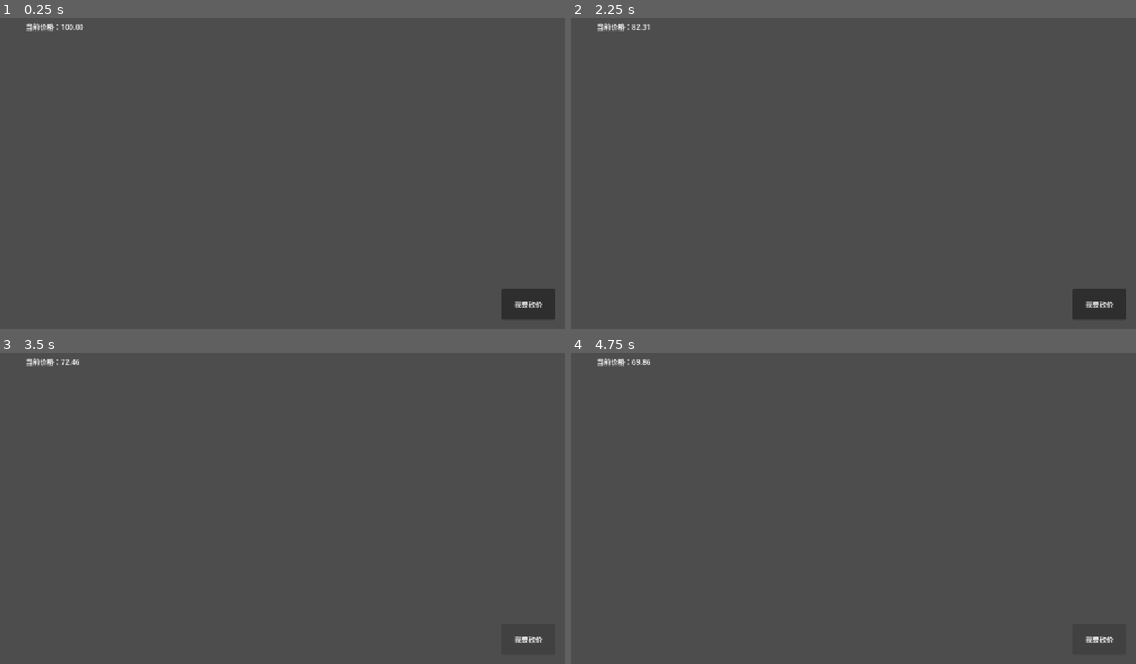
Above: before the commit, frames 1-4 (two rows, left to right).
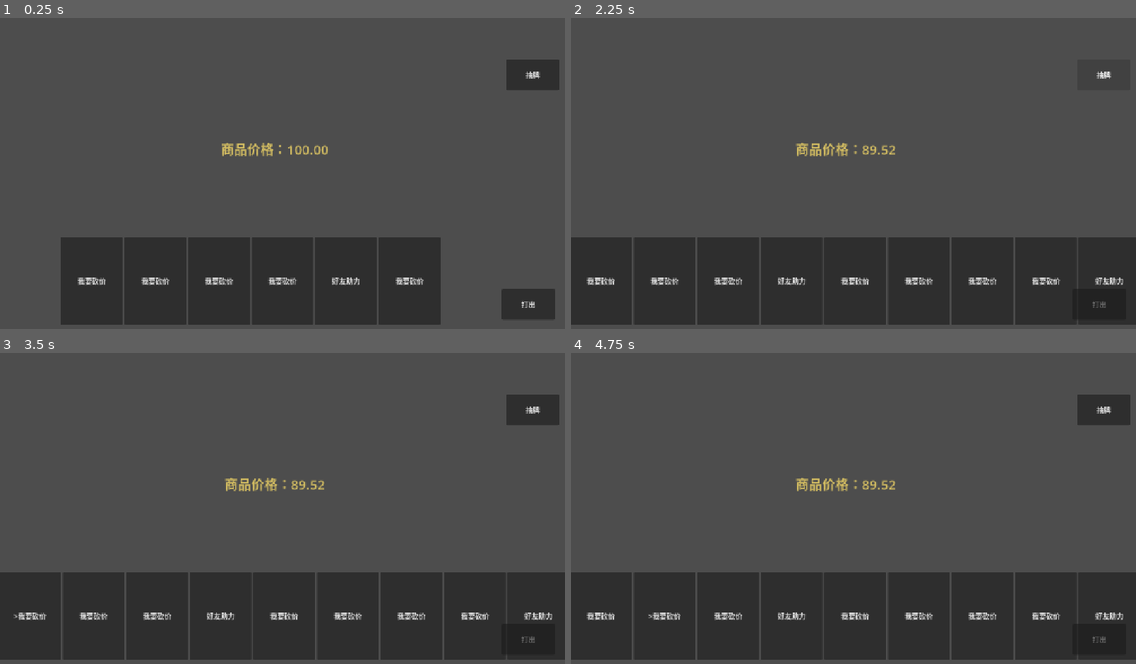
Above: after the commit, the same moments.

Repository: Psi-Dean/ProjectCutOff
Game: Godot game, scene res://scenes/main.tscn
The game is run twice, just before and just after one commit, with the same random seed, the same clock (stepped at 60 frames per second) and the same inputs.
Inputs (mouse positions are in pixels of both pictures, inside the frame that each line leads up to):
- Up to frame 1 (0.25 s): no input
- Up to frame 2 (2.25 s): click "我要砍价" at 0.5 s; click "我要砍价" (after the commit: "打出") at 1.25 s; click (1102, 73) at 2 s, where only the run after the commit has a clickable "抽牌"
- Up to frame 3 (3.5 s): click "我要砍价" at 2.75 s
- Up to frame 4 (4.75 s): click (599, 617) at 3.5 s, where only the run after the commit has a clickable ">我要砍价"; click "我要砍价" at 4.25 s

The runs differ from the first frame. In frame 1, 20% of the frame differs, in the area x 4-99%, y 1-99%; in frame 2, 27%; in frame 3, 28%; in frame 4, 28%, in the area x 0-100%, y 1-99%.

Commit message:
# 1.完成卡牌生成逻辑 # 2.完成卡牌出牌逻辑

Diff:
--- a/scenes/main.tscn
+++ b/scenes/main.tscn
@@ -6,19 +6,32 @@
 
 [node name="UI" type="Control" parent="." unique_id=918623074]
 layout_mode = 3
-anchors_preset = 15
-anchor_right = 1.0
-anchor_bottom = 1.0
+anchors_preset = 8
+anchor_left = 0.5
+anchor_top = 0.5
+anchor_right = 0.5
+anchor_bottom = 0.5
 grow_horizontal = 2
 grow_vertical = 2
 
 [node name="PriceLabel" type="Label" parent="UI" unique_id=1493065944]
-layout_mode = 0
-offset_left = 58.0
-offset_top = 11.0
-offset_right = 258.0
-offset_bottom = 111.0
+layout_mode = 1
+anchors_preset = 8
+anchor_left = 0.5
+anchor_top = 0.5
+anchor_right = 0.5
+anchor_bottom = 0.5
+offset_left = 522.0
+offset_top = 250.0
+offset_right = 722.0
+offset_bottom = 350.0
+grow_horizontal = 2
+grow_vertical = 2
+theme_override_colors/font_color = Color(0.81960785, 0.73333335, 0.38039216, 1)
+theme_override_font_sizes/font_size = 30
 text = "价格：100"
+horizontal_alignment = 1
+vertical_alignment = 1
 
 [node name="TestButton" type="Button" parent="UI" unique_id=1265336827]
 layout_mode = 0
@@ -26,9 +39,32 @@
 offset_top = 618.0
 offset_right = 1257.0
 offset_bottom = 688.0
-text = "我要砍价"
+text = "打出"
+
+[node name="TestButton2" type="Button" parent="UI" unique_id=348189936]
+layout_mode = 0
+offset_left = 1147.0
+offset_top = 97.0
+offset_right = 1267.0
+offset_bottom = 167.0
+text = "抽牌"
+
+[node name="HandArea" type="HBoxContainer" parent="UI" unique_id=1486291893]
+layout_mode = 1
+anchors_preset = 8
+anchor_left = 0.5
+anchor_top = 0.5
+anchor_right = 0.5
+anchor_bottom = 0.5
+offset_left = 138.0
+offset_top = 506.0
+offset_right = 1149.0
+offset_bottom = 693.0
+grow_horizontal = 2
+grow_vertical = 2
 
 [node name="GameManager" type="Node" parent="." unique_id=407209934]
 script = ExtResource("1_o5qli")
 
 [connection signal="pressed" from="UI/TestButton" to="GameManager" method="_on_test_button_pressed"]
+[connection signal="pressed" from="UI/TestButton2" to="GameManager" method="_on_test_button_2_pressed"]
--- a/scripts/cards_data.gd
+++ b/scripts/cards_data.gd
@@ -1,5 +1,8 @@
 extends Node
 
 const BASIC_CARDS = [
-	{"name": "我要砍价", "descrption": "随机减少商品价格5分~10元", "min_cut_value": 0.05, "max_cut_value": 10.00}
+	{"name": "我要砍价", "descrption": "随机减少商品价格5分~10元", "min_cut_value": 0.05, "max_cut_value": 10.00},
+	{"name": "好友助力", "descrption": "随机减少商品价格5元~20元", "min_cut_value": 1.00, "max_cut_value": 20.00},
+	{"name": "我要砍价", "descrption": "随机减少商品价格2分~12元", "min_cut_value": 0.02, "max_cut_value": 12.00},
+	{"name": "我要砍价", "descrption": "随机减少商品价格1分~15元", "min_cut_value": 0.10, "max_cut_value": 15.00}
 ]
--- a/scripts/game_manager.gd
+++ b/scripts/game_manager.gd
@@ -1,63 +1,109 @@
 extends Node
 @onready var price_label: Label = $"../UI/PriceLabel"
 @onready var test_button: Button = $"../UI/TestButton"
+@onready var hand_area: Control = $"../UI/HandArea"
 var CardsData = preload("res://scripts/cards_data.gd")
 var current_price:float = 100.00
 var is_gameover:bool = false
+var card_buttons:Array = []
+var is_play:bool = false
+var basic_cards_deck = CardsData.BASIC_CARDS
+var cards_limited:int = 6
+var player_cards:Array = []
+var select_card_index:int = -1
 
-
-var basic_cards_deck = CardsData.BASIC_CARDS
-var cards_limited = 6
-var player_cards = []
-# Called when the node enters the scene tree for the first time.
 func _ready() -> void:
-	for i in range(cards_limited):
-		var random_cards = randi_range(0, basic_cards_deck.size() - 1)
-		player_cards.append(basic_cards_deck[random_cards])
+	draw_some_cards()
+	update_cards_display()
 	update_price_display()
 	update_play_state()
 
 func _on_test_button_pressed() -> void:
 	play_card()
+	check_game_result()
+	update_cards_display()
 	update_price_display()
-	check_game_result()
 	update_play_state()
 
 func update_price_display():
 	price_label.text = \
 	"%s%s" % [
-		"当前价格：",
+		"商品价格：",
 		"%.2f" % current_price
 	]
 func check_game_result():
-	if (current_price == 0.00):
+	if (current_price <= 0.00):
 		print("游戏胜利!")
 		is_gameover = true
 
 
-# 预留函数，用于传入玩家选择卡牌的数组下标
-func select_card():
-	var card_index
-	card_index = 0
-	return card_index
+ # 预留函数，用于传入玩家选择卡牌的数组下标
+func select_card(index):
+	print("选择卡牌：",player_cards[index])
+	select_card_index = index
+	update_cards_display()
 
 func update_play_state():
 	if (is_gameover):
 		test_button.disabled = true
 	elif (player_cards.size() == 0):
 		test_button.disabled = true
+	else:
+		test_button.disabled = false
 
 func play_card():
 	if (is_gameover):
-		return
-	# 测试用，固定选择数组中第一张卡牌
-	if (player_cards.size() != 0):
-		var current_card = player_cards[0]
-		print("当前剩余卡牌:", player_cards.size())
-		print("当前使用卡牌：", current_card["name"])
-		var random_price = randf_range(current_card["min_cut_value"], current_card["max_cut_value"])
-		print("本次砍价：", random_price)
-		current_price -= random_price
-		player_cards.remove_at(0)
+		is_play = false
+		return is_play
+	if ( select_card_index < 0 or select_card_index >= player_cards.size()):
+		is_play = false
+		return is_play
+
+	var current_card = player_cards[select_card_index]
+	print("当前剩余卡牌:", player_cards.size() - 1)
+	print("当前使用卡牌：", current_card["name"])
+	var random_price = randf_range(current_card["min_cut_value"], current_card["max_cut_value"])
+	print("本次砍价：", random_price)
+	current_price -= random_price
+	player_cards.remove_at(select_card_index)
+	select_card_index = -1
 	if (current_price < 0.00):
 		current_price = 0.00
+	is_play = true
+	return is_play
+
+func update_cards_display():
+	# 1.清空手牌显示
+	for child in hand_area.get_children():
+		child.queue_free()
+	# 2.遍历玩家手牌
+	for i in range(player_cards.size()):
+		var _card = player_cards[i]
+		# 3.创建按钮
+		var btn = Button.new()
+		if (i == select_card_index):
+			btn.text = \
+			"%s%s" % [
+				">",
+				_card["name"]
+			]
+		else:
+			btn.text = _card["name"]
+		btn.custom_minimum_size = Vector2(140, 200)
+		# 4.绑定按钮与卡牌索引
+		btn.set_meta("card_index", i)
+		btn.connect("pressed",Callable(self,"select_card").bind(i))
+		# 5.加入UI
+		hand_area.add_child(btn)
+
+func draw_some_cards():
+	for i in range(cards_limited):
+		var random_cards = randi_range(0, basic_cards_deck.size() - 1)
+		player_cards.append(basic_cards_deck[random_cards])
+
+
+
+func _on_test_button_2_pressed() -> void:
+	draw_some_cards()
+	update_cards_display()
+	update_play_state()
